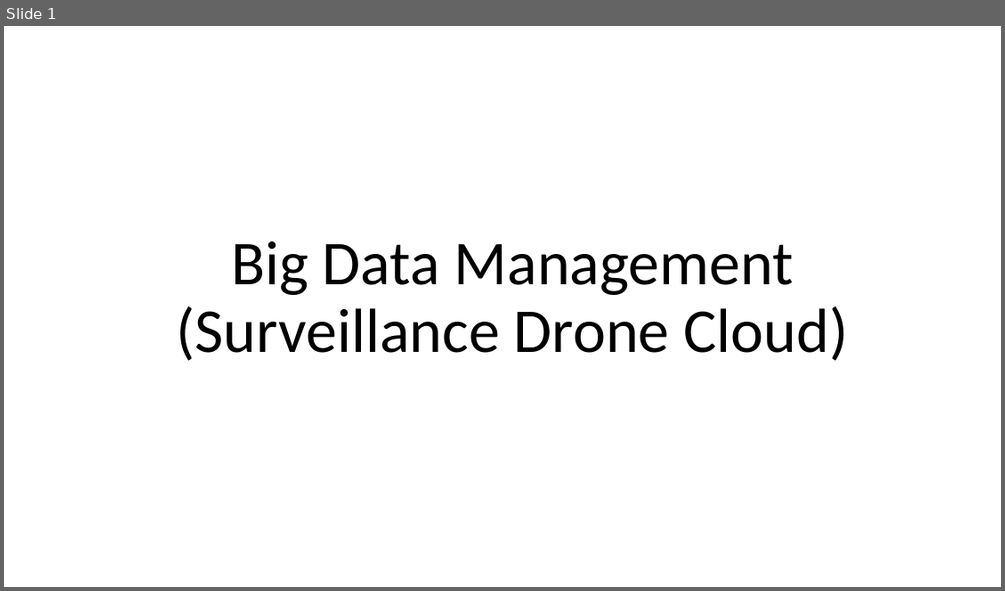
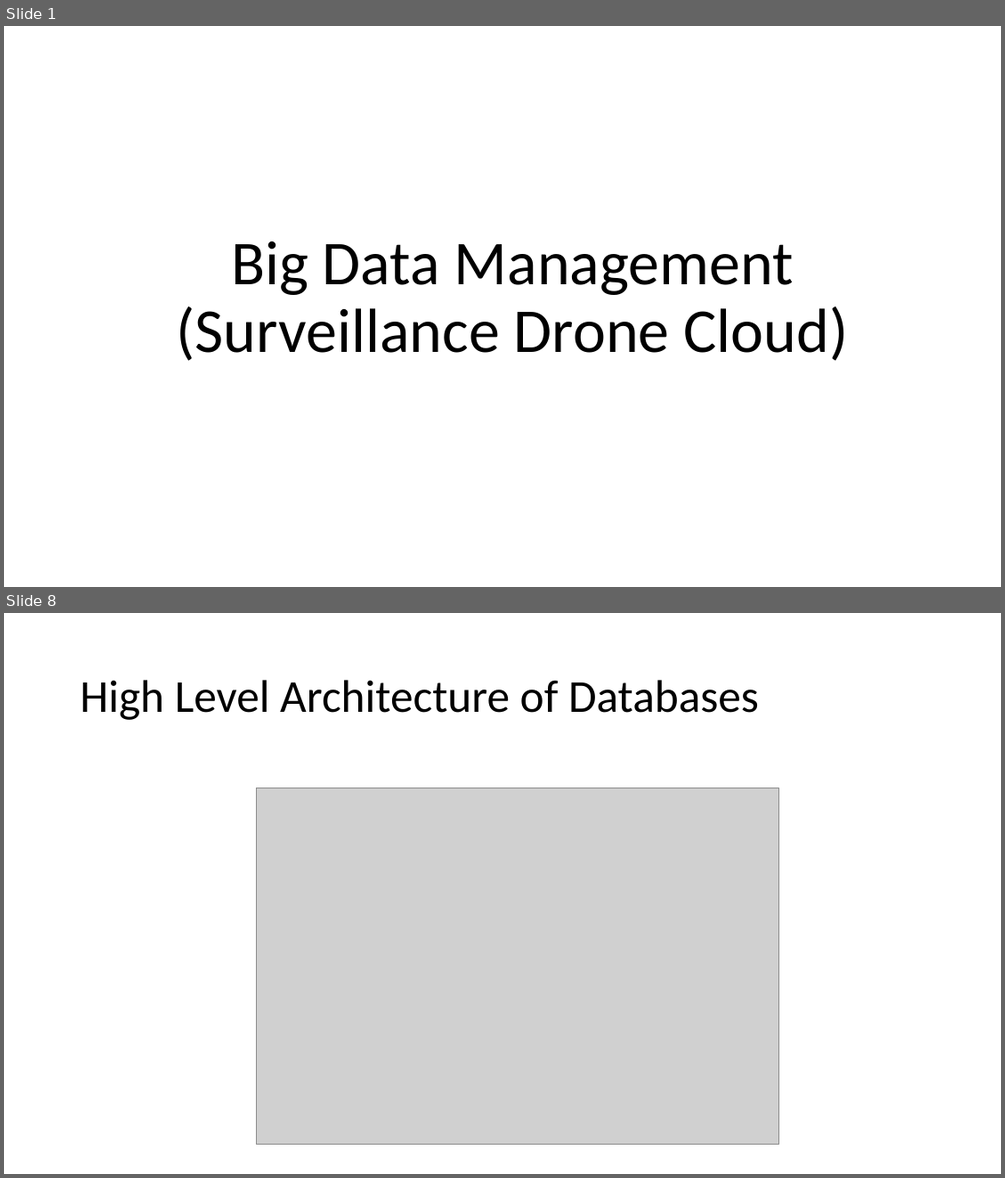
Before and after one commit to chriscwang/droneServiceCloud-1, a slide deck: weeklyMeetingsandDocuments/Big Data Management.pptx. Shown one above the other, each under a label of ours: slide 1 before the commit, slides 1 and 8 after it; the slides between them are not shown. The pictures are 1005x591 and 1005x1178 pixels, drawn with LibreOffice and Linux fonts; fonts in the diff are those of the drawing; grey boxes stand for pictures. Boxes give left, top, right and bottom in pixels: in the first picture for what was removed or moved away, otherwise in the second. Text is boxed around its words. In the diff, an @@ line names an element or a change of style, - is before the commit and + after.

```diff
--- a/weeklyMeetingsandDocuments/Big Data Management.pptx
+++ b/weeklyMeetingsandDocuments/Big Data Management.pptx
@@ slide 8 added at [4,613,1001,1174], background #FFFFFF @@
@@ title added at [80,680,759,720], 44 pt, text #000000 @@
+High Level Architecture of Databases
@@ picture added at [257,788,778,1144] @@
```
Also in this commit, not shown: 3 slides changed, 9 other slides added, 1 slide removed.
